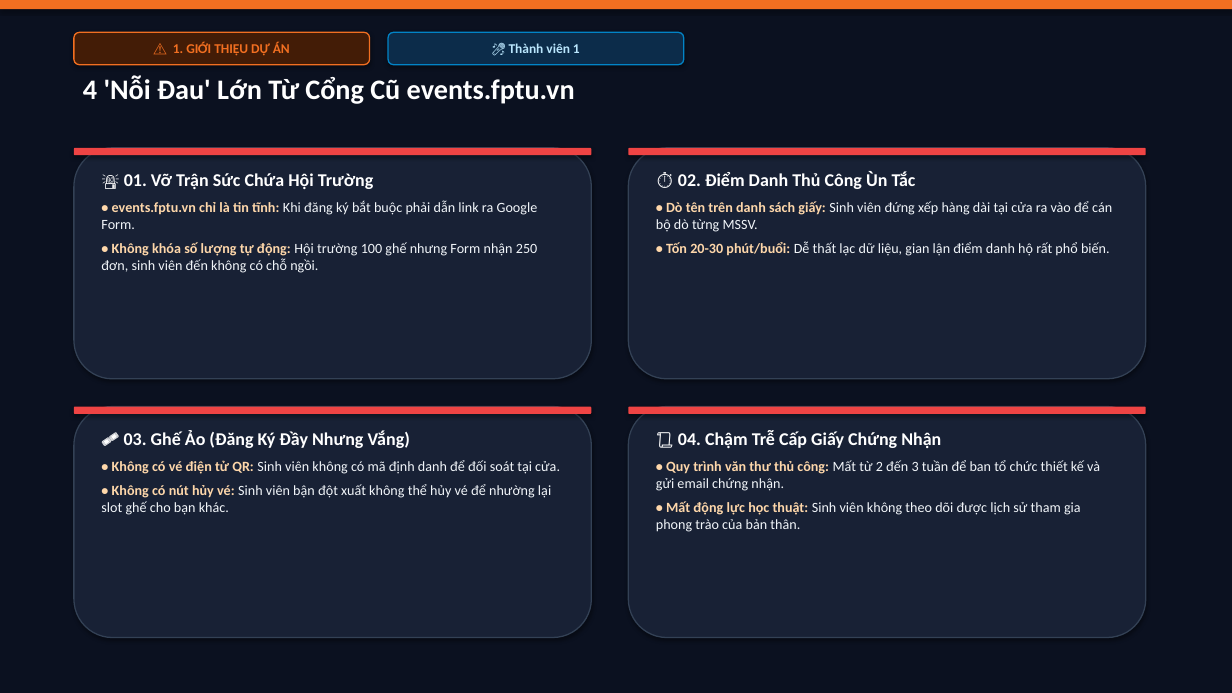
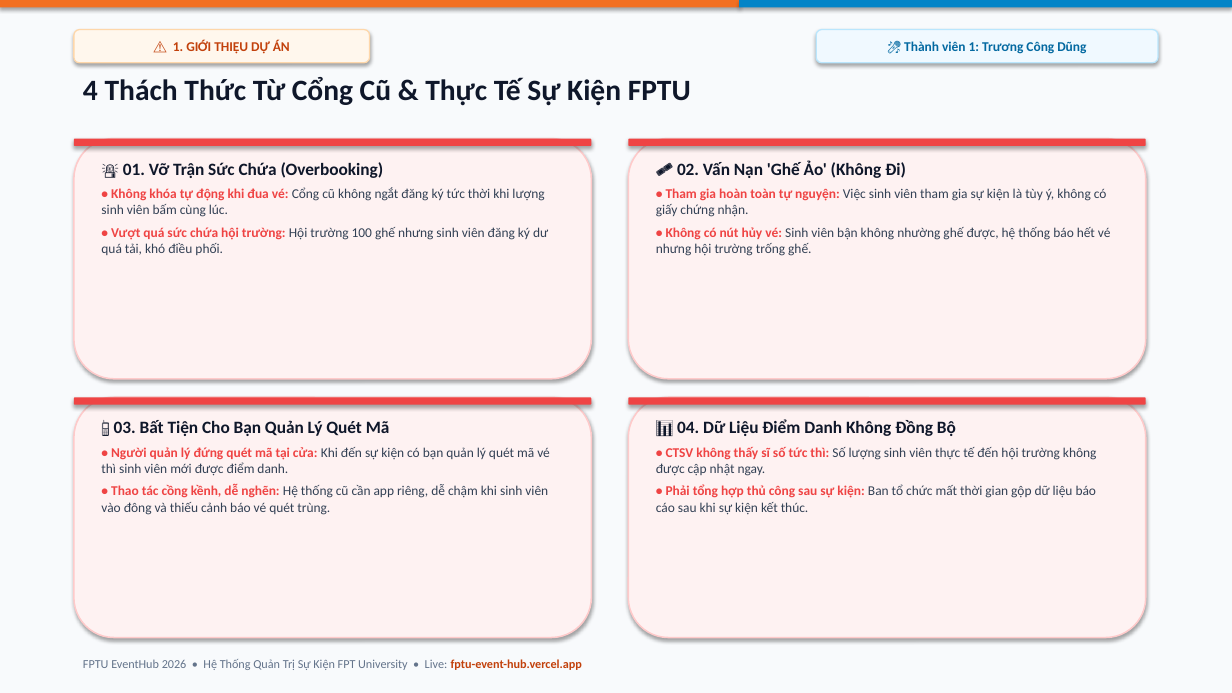
Before and after one commit to CongDung0506/FPTU-EventHub, a slide deck: slide 3 of SLIDE_THUYET_TRINH_FPTU_EVENTHUB.pptx. Drawn at 1232x693 pixels with LibreOffice and Linux fonts; fonts in the diff are those of the drawing. Boxes give left, top, right and bottom in pixels: in the first picture for what was removed or moved away, otherwise in the second. Text is boxed around its words. In the diff, an @@ line names an element or a change of style, - is before the commit and + after.

Commit message:
fix(script): align Member 1 script and slides with real FPTU event workflow (voluntary participation, QR ticket scan by event manager, eliminate paper/excel and certificate misconceptions)

```diff
--- a/SLIDE_THUYET_TRINH_FPTU_EVENTHUB.pptx
+++ b/SLIDE_THUYET_TRINH_FPTU_EVENTHUB.pptx
@@ rectangle at box(0, 0, 1232, 693): fill #0B1120 to #F8FAFC @@
@@ rectangle: place and size @@
-rectangle at box(0, 0, 1232, 9)
+rectangle at box(0, 0, 739, 7)
@@ rectangle added at box(739, 0, 1232, 7), fill #0284C7 @@
@@ rounded rectangle "⚠️ 1. GIỚI THIỆU DỰ ..." at box(74, 30, 370, 63): text colour #F26F21 to #C2410C; fill #431C06 to #FFF7ED; outline #F26F21 1 pt to #FED7AA 1 pt @@
@@ rounded rectangle "🎤 Thành viên 1: Trương ...": place and size @@
-rounded rectangle "🎤 Thành viên 1: Trương ..." at box(388, 32, 684, 65)
+rounded rectangle "🎤 Thành viên 1: Trương ..." at box(816, 30, 1158, 63)
@@ rounded rectangle "🎤 Thành viên 1: Trương ..." at box(816, 30, 1158, 63): fill #0C2C4A to #F0F9FF; outline #0284C7 1 pt to #BAE6FD 1 pt @@
@@ text in rounded rectangle at box(904, 41, 1086, 54): text changed; text colour #BAE6FD to #0369A1 @@
-🎤 Thành viên 1
+🎤 Thành viên 1: Trương Công Dũng
@@ text at box(83, 77, 691, 106): text changed; size 22 to 23 pt; text colour #FFFFFF to #0F172A @@
-4 'Nỗi Đau' Lớn Từ Cổng Cũ events.fptu.vn
+4 Thách Thức Từ Cổng Cũ & Thực Tế Sự Kiện FPTU
@@ rounded rectangle: place and size @@
-rounded rectangle at box(74, 148, 592, 379)
+rounded rectangle at box(74, 139, 592, 379)
@@ rounded rectangle: place and size @@
-rounded rectangle at box(628, 148, 1146, 379)
+rounded rectangle at box(628, 139, 1146, 379)
@@ text at box(101, 162, 548, 255): text changed; size 11 to 10.5 pt; text colour #F1F5F9 to #334155 @@
-🚨 01. Vỡ Trận Sức Chứa Hội Trường
-• events.fptu.vn chỉ là tin tĩnh: Khi đăng ký bắt buộc phải dẫn link ra Google Form.
-• Không khóa số lượng tự động: Hội trường 100 ghế nhưng Form nhận 250 đơn, sinh viên đến không có chỗ ngồi.
+🚨 01. Vỡ Trận Sức Chứa (Overbooking)
+• Không khóa tự động khi đua vé: Cổng cũ không ngắt đăng ký tức thời khi lượng sinh viên bấm cùng lúc.
+• Vượt quá sức chứa hội trường: Hội trường 100 ghế nhưng sinh viên đăng ký dư quá tải, khó điều phối.
@@ text at box(656, 161, 1111, 256): text changed; size 11 to 10.5 pt; text colour #F1F5F9 to #334155 @@
-⏱️ 02. Điểm Danh Thủ Công Ùn Tắc
-• Dò tên trên danh sách giấy: Sinh viên đứng xếp hàng dài tại cửa ra vào để cán bộ dò từng MSSV.
-• Tốn 20-30 phút/buổi: Dễ thất lạc dữ liệu, gian lận điểm danh hộ rất phổ biến.
+🎟️ 02. Vấn Nạn 'Ghế Ảo' (Không Đi)
+• Tham gia hoàn toàn tự nguyện: Việc sinh viên tham gia sự kiện là tùy ý, không có giấy chứng nhận.
+• Không có nút hủy vé: Sinh viên bận không nhường ghế được, hệ thống báo hết vé nhưng hội trường trống ghế.
@@ rounded rectangle: place and size @@
-rounded rectangle at box(74, 407, 592, 638)
+rounded rectangle at box(74, 397, 592, 638)
@@ 4 rounded rectangles: place and size @@
-4 rounded rectangles at box(74, 148, 1146, 414)
+4 rounded rectangles at box(74, 139, 1146, 405)
@@ fill #182135 to #FEF2F2; outline #334155 1 pt to #FECACA 1.2 pt in 4 elements at box(74, 139, 592, 379), box(628, 139, 1146, 379), box(74, 397, 592, 638), box(628, 397, 1146, 638) @@
@@ rounded rectangle: place and size @@
-rounded rectangle at box(628, 407, 1146, 638)
+rounded rectangle at box(628, 397, 1146, 638)
@@ text at box(656, 419, 1097, 515): text changed; size 11 to 10.5 pt; text colour #F1F5F9 to #334155 @@
-📜 04. Chậm Trễ Cấp Giấy Chứng Nhận
-• Quy trình văn thư thủ công: Mất từ 2 đến 3 tuần để ban tổ chức thiết kế và gửi email chứng nhận.
-• Mất động lực học thuật: Sinh viên không theo dõi được lịch sử tham gia phong trào của bản thân.
+📊 04. Dữ Liệu Điểm Danh Không Đồng Bộ
+• CTSV không thấy sĩ số tức thì: Số lượng sinh viên thực tế đến hội trường không được cập nhật ngay.
+• Phải tổng hợp thủ công sau sự kiện: Ban tổ chức mất thời gian gộp dữ liệu báo cáo sau khi sự kiện kết thúc.
@@ text at box(101, 420, 550, 515): text changed; size 11 to 10.5 pt; text colour #F1F5F9 to #334155 @@
-🎟️ 03. Ghế Ảo (Đăng Ký Đầy Nhưng Vắng)
-• Không có vé điện tử QR: Sinh viên không có mã định danh để đối soát tại cửa.
-• Không có nút hủy vé: Sinh viên bận đột xuất không thể hủy vé để nhường lại slot ghế cho bạn khác.
+📱 03. Bất Tiện Cho Bạn Quản Lý Quét Mã
+• Người quản lý đứng quét mã tại cửa: Khi đến sự kiện có bạn quản lý quét mã vé thì sinh viên mới được điểm danh.
+• Thao tác cồng kềnh, dễ nghẽn: Hệ thống cũ cần app riêng, dễ chậm khi sinh viên vào đông và thiếu cảnh báo vé quét trùng.
@@ text added at box(83, 659, 582, 670), 9.5 pt, text #64748B @@
+FPTU EventHub 2026 • Hệ Thống Quản Trị Sự Kiện FPT University • Live: fptu-event-hub.vercel.app
```
Also in this commit, not shown: 16 other slides changed, 9 slides added, 9 slides removed, 7 other files.
